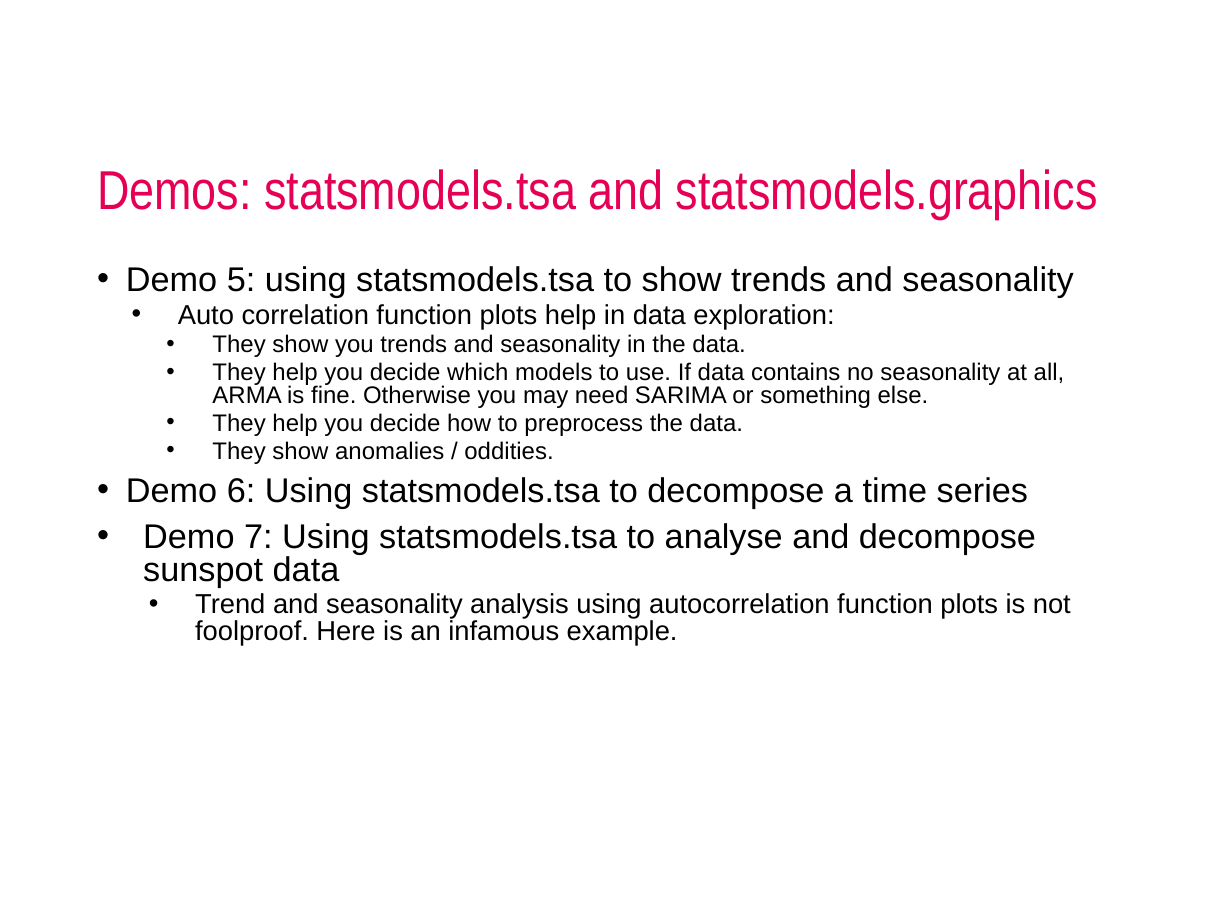
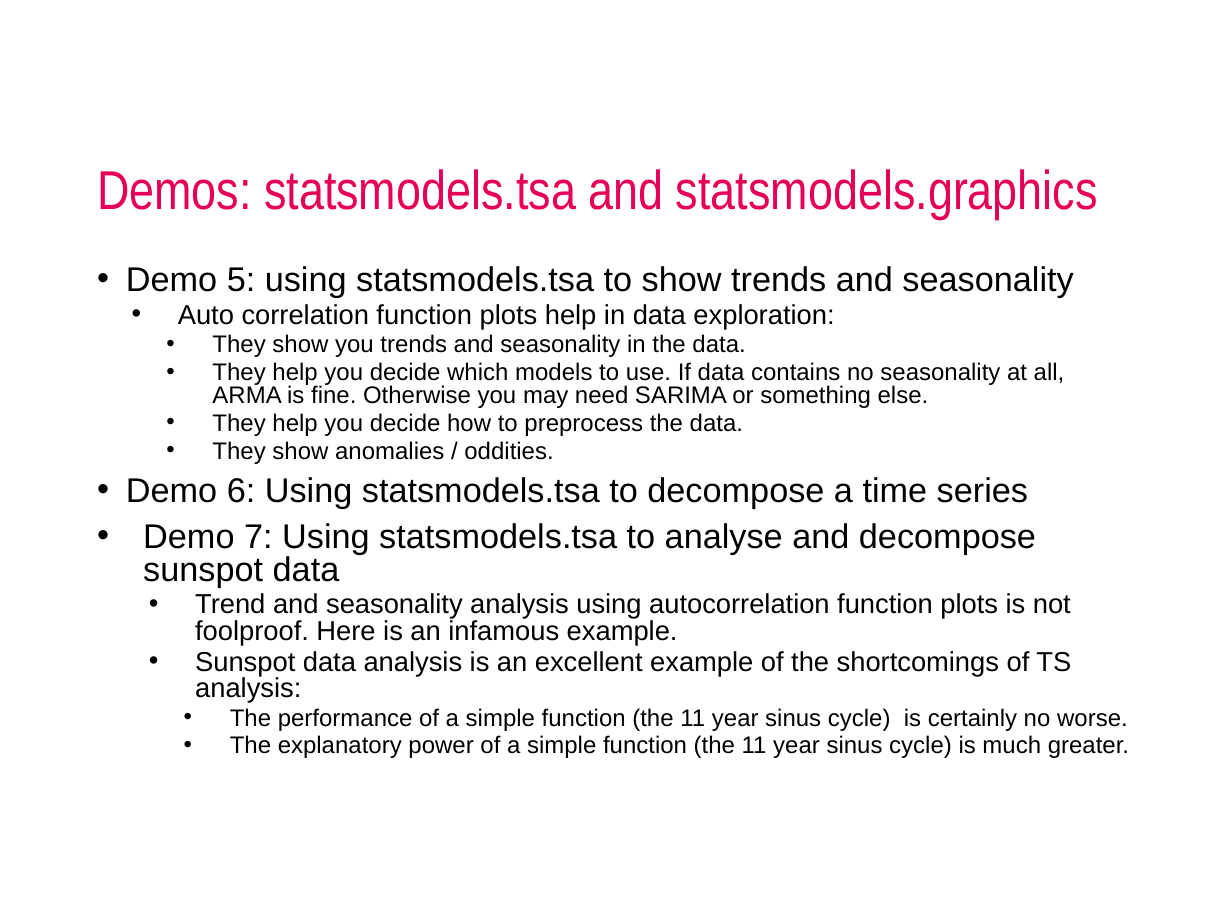
Before and after one commit to mcdejonge/lesson-timeseries, a slide deck: slide 12 of lecture-timeseries.pptx. Drawn at 1232x924 pixels with LibreOffice and Linux fonts; fonts in the diff are those of the drawing; background and template pictures are left out. Boxes give left, top, right and bottom in pixels: in the first picture for what was removed or moved away, otherwise in the second. Text is boxed around its words. In the diff, an @@ line names an element or a change of style, - is before the commit and + after.

```diff
--- a/lecture-timeseries.pptx
+++ b/lecture-timeseries.pptx
@@ text at (195, 651, 1129, 758): paragraphs added @@
+  • Sunspot data analysis is an excellent example of the shortcomings of TS analysis:
+    • The performance of a simple function (the 11 year sinus cycle) is certainly no worse.
+    • The explanatory power of a simple function (the 11 year sinus cycle) is much greater.
```
Also in this commit, not shown: 2 other files.
